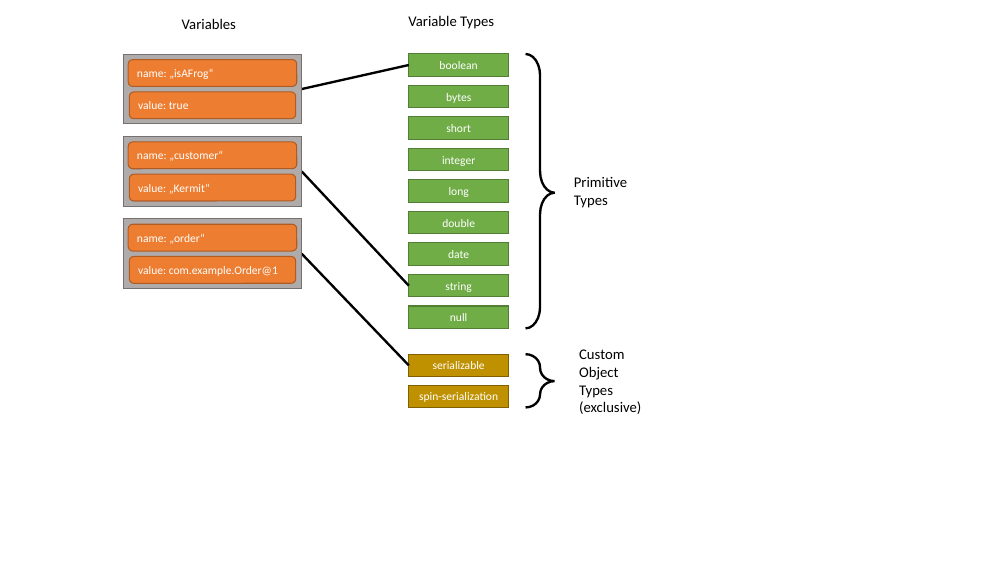
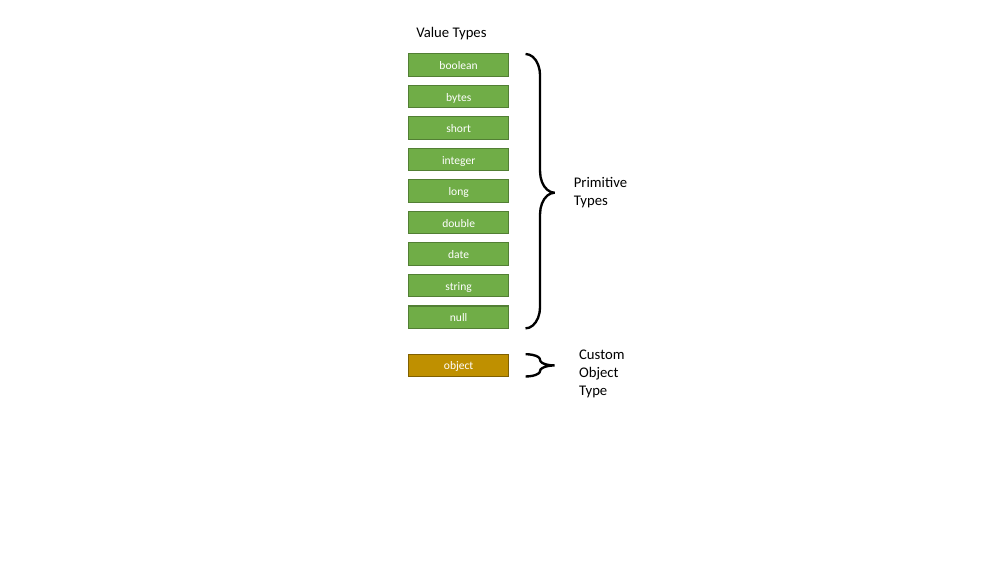
Before and after one commit to camunda/camunda-docs-manual, a slide deck: slide 5 of develop/drawings/variables.pptx. Drawn at 1008x567 pixels with LibreOffice and Linux fonts; fonts in the diff are those of the drawing. Boxes give left, top, right and bottom in pixels: in the first picture for what was removed or moved away, otherwise in the second. Text is boxed around its words. In the diff, an @@ line names an element or a change of style, - is before the commit and + after.

Commit message:
chore(user-guide): update variable docs
related to 2890

```diff
--- a/develop/drawings/variables.pptx
+++ b/develop/drawings/variables.pptx
@@ text removed at (182,18,236,29) @@
-Variables
@@ text at (416,26,487,40): text changed @@
-Variable Types
+Value Types
@@ line removed from (409, 65) to (302, 89) @@
@@ line removed from (409, 286) to (302, 172) @@
@@ group removed at (123,54,302,288): 6 rounded rectangles, 3 rectangles @@
-name: „customer“
-value: „Kermit“
-name: „isAFrog“
-value: true
-name: „order“
-value: com.example.Order@1
@@ line removed from (409, 365) to (302, 254) @@
@@ right brace: place and size @@
-right brace at (526,355,554,408)
+right brace at (526,355,554,377)
@@ text at (579,349,624,398): text changed @@
-Custom Object Types
-(exclusive)
+Custom Object Type
@@ rectangle removed at (409,385,509,408) @@
-spin-serialization
@@ text in rectangle at (444,361,473,371): text changed @@
-serializable
+object
```
Also in this commit, not shown: 3 other files.
